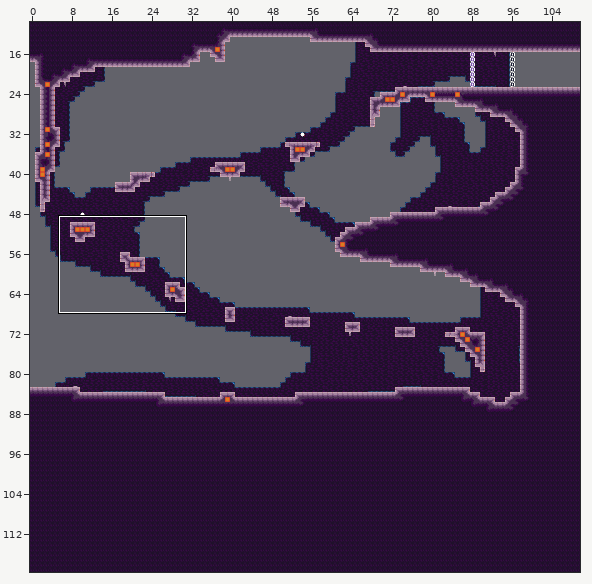
Two versions of a level (Tiled map, mapping_tools/tilemaps/intro7.tmx). Above, an overview of the earlier version with the close-up marked.
Close-up. Earlier state:
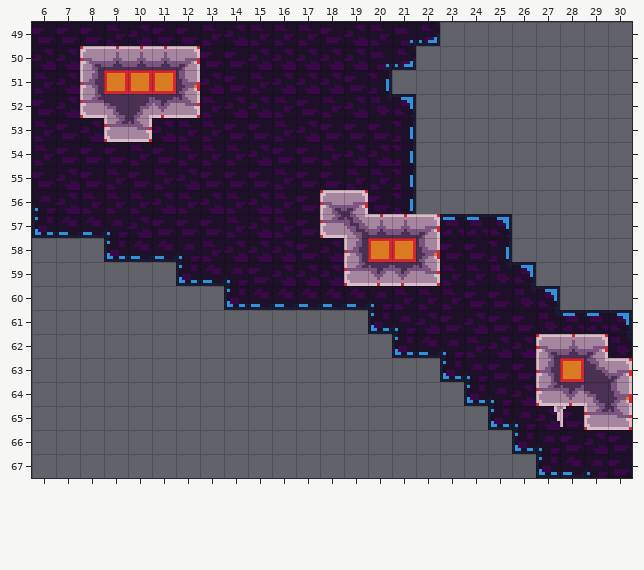
Cells are 8x8 px. Shown: x 6..30, y 49..67. The commit also changed other parts of the map, which this record leaves out.
The result:
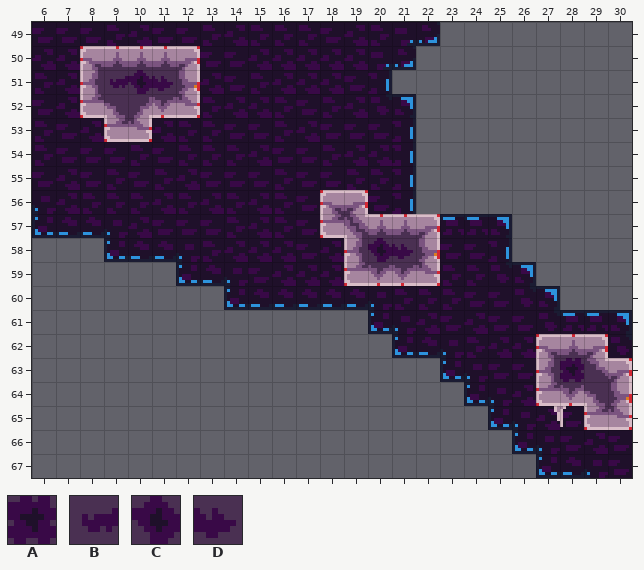
Key: from "stone": A 14, B 45, C 46, D 48.
_ is an empty cell.
The exact change:
Changed rows in their new state; . is an unchanged cell.
Layer "map":
first column x 9:
51 BCD
first column x 20:
58 CD
first column x 28:
63 A
